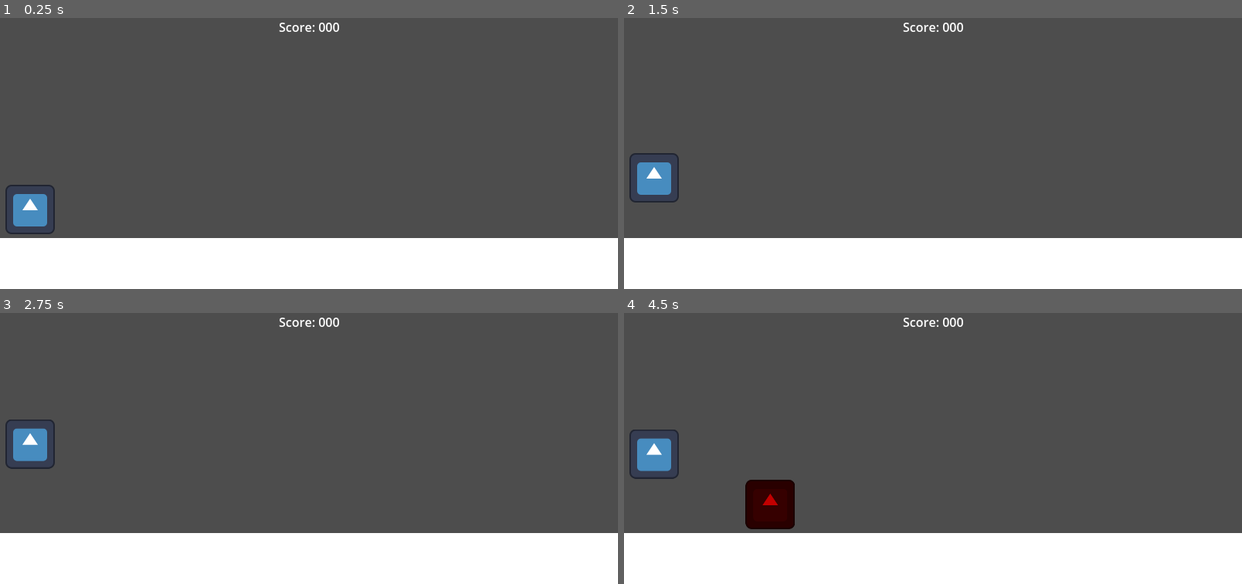
Above: before the commit, frames 1-4 (two rows, left to right).
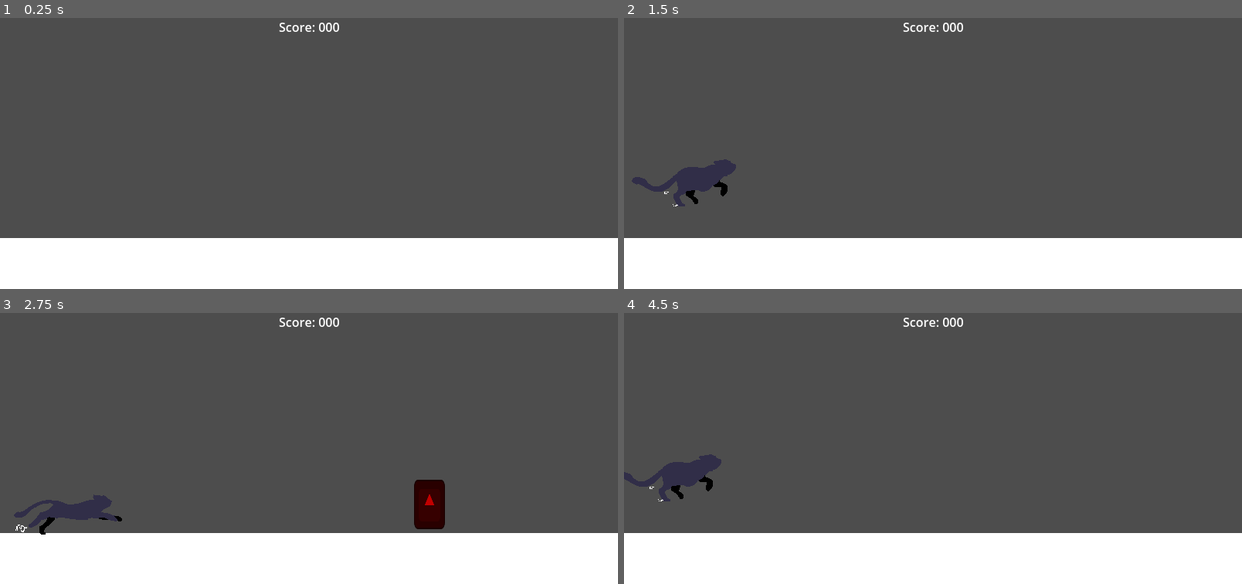
Above: after the commit, the same moments.

Repository: mrjshzk/cat-run
Game: Godot game, scene res://scenes/main_scene.tscn
The game is run twice, just before and just after one commit, with the same random seed, the same clock (stepped at 60 frames per second) and the same inputs. The engine's default icon, where the game draws it, is replaced by a stand-in: a white triangle on a blue panel in a dark square.
Inputs (mouse positions are in pixels of both pictures, inside the frame that each line leads up to):
- Up to frame 1 (0.25 s): no input
- Up to frame 2 (1.5 s): tap Enter at 0.5 s; move the mouse to (1068, 137) at 0.52 s; hold Up (jump) 0.53-1.28 s; click (1068, 137) at 0.67 s; move the mouse to (809, 164) at 1.27 s; tap Up (jump) at 1.35 s; click (809, 164) at 1.42 s
- Up to frame 3 (2.75 s): tap Up (jump) at 1.52, 1.82 s; move the mouse to (370, 383) at 2.02 s; hold Up (jump) from 2.03 s (still down); click (370, 383) at 2.17 s
- Up to frame 4 (4.5 s): move the mouse to (902, 499) at 2.77 s; release Up (jump) at 2.78 s; tap Up (jump) at 2.85, 3.02, 3.32, 4.35 s; click (902, 499) at 2.92 s; move the mouse to (1118, 486) at 3.52 s; hold Up (jump) 3.53-4.28 s; click (1118, 486) at 3.67 s; move the mouse to (747, 402) at 4.27 s; click (747, 402) at 4.42 s

The runs differ from the first frame. In frame 1, 0.8% of the frame differs, in the area x 0-9%, y 61-80%; in frame 2, 1.7%; in frame 3, 2.7%; in frame 4, 3.1%, in the area x 0-28%, y 43-80%.

Commit message:
improving jump

Diff:
--- a/project.godot
+++ b/project.godot
@@ -20,6 +20,7 @@
 window/size/viewport_width=800
 window/size/viewport_height=360
 window/stretch/mode="viewport"
+window/stretch/aspect="keep_width"
 window/handheld/orientation=6
 
 [input]
--- a/scenes/game_manager.gd
+++ b/scenes/game_manager.gd
@@ -3,14 +3,13 @@
 
 @export var enemy_spawner: Spawner
 @export var ui_manager: UIManager
+@export var cat_player: Player
 
 var score := 0
 
 func _ready() -> void:
 	DisplayServer.screen_set_orientation(DisplayServer.SCREEN_LANDSCAPE)
-	enemy_spawner.start_spawning()
-	enemy_spawner._on_obstacle_passed.connect(obstacle_passed)
-	enemy_spawner._on_player_hit.connect(player_was_hit)
+	_start_game()
 
 func obstacle_passed(_body: CharacterBody2D) -> void:
 	MovableObject.speed += 50.0
@@ -20,3 +19,12 @@
 func player_was_hit(_body: CharacterBody2D) -> void:
 	MovableObject.speed = MovableObject.start_speed
 	get_tree().reload_current_scene.call_deferred()
+
+func _start_game():
+	print("starting game!")
+	var t := create_tween()
+	t.tween_property(cat_player, "position:x", 80, 1.0)
+	await t.finished
+	enemy_spawner.start_spawning()
+	enemy_spawner._on_obstacle_passed.connect(obstacle_passed)
+	enemy_spawner._on_player_hit.connect(player_was_hit)
--- a/scenes/main_scene.tscn
+++ b/scenes/main_scene.tscn
@@ -29,13 +29,14 @@
 
 [node name="Game" type="CanvasLayer" parent="."]
 
-[node name="GameManager" type="Node" parent="Game" node_paths=PackedStringArray("enemy_spawner", "ui_manager")]
+[node name="GameManager" type="Node" parent="Game" node_paths=PackedStringArray("enemy_spawner", "ui_manager", "cat_player")]
 script = ExtResource("4_pu3yx")
 enemy_spawner = NodePath("../Spawner")
 ui_manager = NodePath("../../UI")
+cat_player = NodePath("../CatPlayer")
 
 [node name="CatPlayer" parent="Game" instance=ExtResource("1_w2twt")]
-position = Vector2(39, 255)
+position = Vector2(-200, 255)
 
 [node name="StaticBody2D" type="StaticBody2D" parent="Game"]
 position = Vector2(483, 280)
--- a/scenes/movable_object/movable_object.tscn
+++ b/scenes/movable_object/movable_object.tscn
@@ -4,10 +4,10 @@
 [ext_resource type="Texture2D" uid="uid://dffdqmppyohbo" path="res://icon.svg" id="2_kq86x"]
 
 [sub_resource type="RectangleShape2D" id="RectangleShape2D_o6u5t"]
-size = Vector2(64, 64)
+size = Vector2(40, 64)
 
 [sub_resource type="RectangleShape2D" id="RectangleShape2D_gm5r8"]
-size = Vector2(64, 64)
+size = Vector2(40, 64)
 
 [sub_resource type="RectangleShape2D" id="RectangleShape2D_kq86x"]
 size = Vector2(32, 155)
@@ -25,7 +25,7 @@
 
 [node name="Sprite2D" type="Sprite2D" parent="."]
 self_modulate = Color(0.760784, 0, 0, 1)
-scale = Vector2(0.5, 0.5)
+scale = Vector2(0.31, 0.5)
 texture = ExtResource("2_kq86x")
 
 [node name="PlayerKiller" type="Area2D" parent="."]
--- a/scenes/object_spawner/object_spawner.gd
+++ b/scenes/object_spawner/object_spawner.gd
@@ -12,6 +12,7 @@
 	t.timeout.connect(spawn_timer_finished)
 	t.ready.connect(t.start.bind(2.0))
 	self.add_child.call_deferred(t)
+	spawn_timer_finished()
 
 func spawn_timer_finished() -> void:
 	var obstacle : MovableObject = obstacles.pick_random().instantiate()
--- a/scenes/player/cat_player.gd
+++ b/scenes/player/cat_player.gd
@@ -1,24 +1,65 @@
 extends CharacterBody2D
+class_name Player
+
+@onready var sprite: AnimatedSprite2D = $AnimatedSprite2D
+@onready var input_gatherer: InputGatherer = $InputGatherer
 
 
-const SPEED = 300.0
-const JUMP_VELOCITY = -400.0
+@export var jump_start_velocity := -400
+@export var jump_increment_velocity := -300
 
-var jump_pressed : bool = false
+enum animation_state {
+	run,
+	jump,
+	fall
+}
+
+var states : Dictionary[animation_state, Callable] = {
+	animation_state.run: _run_update,
+	animation_state.jump: _jump_update,
+	animation_state.fall: _fall_update
+}
+
+var current_state : animation_state
+
+func _ready() -> void:
+	_transition_state(animation_state.run)
 
 func _physics_process(delta: float) -> void:
-	# Add the gravity.
-	if not is_on_floor():
-		velocity += get_gravity() * delta
-
-	# Handle jump.
-	if (Input.is_action_just_pressed("jump") or jump_pressed)and is_on_floor():
-		velocity.y = JUMP_VELOCITY
-		jump_pressed = false
+	var input_state := input_gatherer.gather_action()
+	states[current_state].call(delta, input_state)
 
 	move_and_slide()
 
-func _input(event: InputEvent) -> void:
-	if event is InputEventScreenTouch:
-		if (event as InputEventScreenTouch).pressed:
-			jump_pressed = true
+func _run_update(delta: float, input_state: InputGatherer.InputState):
+	velocity.y = 0.0
+	if input_state == InputGatherer.InputState.Holding:
+		_transition_state(animation_state.jump)
+
+var jump_time := 0.0
+var max_jump_time := 0.25
+func _jump_update(delta: float, input_state: InputGatherer.InputState):
+	velocity.y -= jump_increment_velocity * 2 * delta
+
+	if jump_time > max_jump_time or input_state == InputGatherer.InputState.Released:
+		jump_time = 0.0
+		_transition_state(animation_state.fall)
+
+	jump_time += delta
+
+func _fall_update(delta: float, input_state: InputGatherer.InputState):
+	velocity.y += get_gravity().y * delta * 1.5
+
+	if is_on_floor():
+		_transition_state(animation_state.run)
+
+func _transition_state(new_state: animation_state):
+	current_state = new_state
+	match current_state:
+		animation_state.run:
+			pass
+		animation_state.jump:
+			velocity.y = jump_start_velocity
+		animation_state.fall:
+			velocity.y += 100
+	sprite.play(animation_state.find_key(current_state))
--- a/scenes/player/cat_player.tscn
+++ b/scenes/player/cat_player.tscn
@@ -1,10 +1,99 @@
-[gd_scene load_steps=4 format=3 uid="uid://cu7yc58eeura0"]
+[gd_scene load_steps=15 format=3 uid="uid://cu7yc58eeura0"]
 
 [ext_resource type="Script" uid="uid://1du0mjuut84d" path="res://scenes/player/cat_player.gd" id="1_15kdr"]
-[ext_resource type="Texture2D" uid="uid://dffdqmppyohbo" path="res://icon.svg" id="1_f1b7u"]
+[ext_resource type="Texture2D" uid="uid://c2biitkuyg6lc" path="res://assets/gato/spritesheet_gato_0.png" id="2_15kdr"]
+[ext_resource type="Script" uid="uid://umcwa5eb7qbp" path="res://scenes/player/input_gatherer.gd" id="3_3bgik"]
 
-[sub_resource type="RectangleShape2D" id="RectangleShape2D_pw63i"]
-size = Vector2(64, 64)
+[sub_resource type="CapsuleShape2D" id="CapsuleShape2D_15kdr"]
+radius = 24.0
+height = 98.0
+
+[sub_resource type="AtlasTexture" id="AtlasTexture_ni7tj"]
+atlas = ExtResource("2_15kdr")
+region = Rect2(624, 0, 156, 62)
+
+[sub_resource type="AtlasTexture" id="AtlasTexture_3200o"]
+atlas = ExtResource("2_15kdr")
+region = Rect2(312, 62, 156, 62)
+
+[sub_resource type="AtlasTexture" id="AtlasTexture_3bgik"]
+atlas = ExtResource("2_15kdr")
+region = Rect2(0, 0, 156, 62)
+
+[sub_resource type="AtlasTexture" id="AtlasTexture_0fhjf"]
+atlas = ExtResource("2_15kdr")
+region = Rect2(156, 0, 156, 62)
+
+[sub_resource type="AtlasTexture" id="AtlasTexture_rp4hr"]
+atlas = ExtResource("2_15kdr")
+region = Rect2(312, 0, 156, 62)
+
+[sub_resource type="AtlasTexture" id="AtlasTexture_4nv6f"]
+atlas = ExtResource("2_15kdr")
+region = Rect2(468, 0, 156, 62)
+
+[sub_resource type="AtlasTexture" id="AtlasTexture_ayfbh"]
+atlas = ExtResource("2_15kdr")
+region = Rect2(0, 62, 156, 62)
+
+[sub_resource type="AtlasTexture" id="AtlasTexture_bkgas"]
+atlas = ExtResource("2_15kdr")
+region = Rect2(156, 62, 156, 62)
+
+[sub_resource type="AtlasTexture" id="AtlasTexture_pd8ju"]
+atlas = ExtResource("2_15kdr")
+region = Rect2(468, 62, 156, 62)
+
+[sub_resource type="SpriteFrames" id="SpriteFrames_2bu0q"]
+animations = [{
+"frames": [{
+"duration": 1.0,
+"texture": SubResource("AtlasTexture_ni7tj")
+}],
+"loop": true,
+"name": &"fall",
+"speed": 12.0
+}, {
+"frames": [{
+"duration": 1.0,
+"texture": SubResource("AtlasTexture_3200o")
+}],
+"loop": true,
+"name": &"jump",
+"speed": 12.0
+}, {
+"frames": [{
+"duration": 1.0,
+"texture": SubResource("AtlasTexture_3bgik")
+}, {
+"duration": 1.0,
+"texture": SubResource("AtlasTexture_0fhjf")
+}, {
+"duration": 1.0,
+"texture": SubResource("AtlasTexture_rp4hr")
+}, {
+"duration": 1.0,
+"texture": SubResource("AtlasTexture_4nv6f")
+}, {
+"duration": 1.0,
+"texture": SubResource("AtlasTexture_ni7tj")
+}, {
+"duration": 1.0,
+"texture": SubResource("AtlasTexture_ayfbh")
+}, {
+"duration": 1.0,
+"texture": SubResource("AtlasTexture_bkgas")
+}, {
+"duration": 1.0,
+"texture": SubResource("AtlasTexture_3200o")
+}, {
+"duration": 1.0,
+"texture": SubResource("AtlasTexture_pd8ju")
+}],
+"loop": true,
+"name": &"run",
+"speed": 12.0
+}]
 
 [node name="CatPlayer" type="CharacterBody2D"]
 collision_layer = 2
@@ -12,10 +101,16 @@
 script = ExtResource("1_15kdr")
 
 [node name="CollisionShape2D" type="CollisionShape2D" parent="."]
-shape = SubResource("RectangleShape2D_pw63i")
+z_index = 6
+rotation = -1.5708
+shape = SubResource("CapsuleShape2D_15kdr")
+
+[node name="AnimatedSprite2D" type="AnimatedSprite2D" parent="."]
+z_index = 5
+texture_filter = 1
+sprite_frames = SubResource("SpriteFrames_2bu0q")
+animation = &"jump"
 metadata/_edit_lock_ = true
 
-[node name="Sprite2D" type="Sprite2D" parent="."]
-scale = Vector2(0.5, 0.5)
-texture = ExtResource("1_f1b7u")
-metadata/_edit_lock_ = true
+[node name="InputGatherer" type="Node" parent="."]
+script = ExtResource("3_3bgik")
--- /dev/null
+++ b/scenes/player/input_gatherer.gd
@@ -0,0 +1,35 @@
+extends Node
+class_name InputGatherer
+
+
+var jump := false
+var last_jump := jump
+
+enum InputState {
+	None,
+	Holding,
+	Released
+}
+
+func _process(delta: float) -> void:
+	last_jump = jump
+
+func _input(event: InputEvent) -> void:
+	if event.is_action_pressed("jump"):
+		jump = true
+	if event.is_action_released("jump"):
+		jump = false
+
+	if event is InputEventScreenTouch:
+		jump = (event as InputEventScreenTouch).pressed
+
+
+
+
+func gather_action() -> InputState:
+	if jump and last_jump:
+		return InputState.Holding
+	if not jump and last_jump:
+		return InputState.Released
+
+	return InputState.None
Binary file added: assets/gato/spritesheet_gato_0.png
Not shown, added: assets/gato/spritesheet_gato_0.png.import
Not shown, added: scenes/player/input_gatherer.gd.uid
